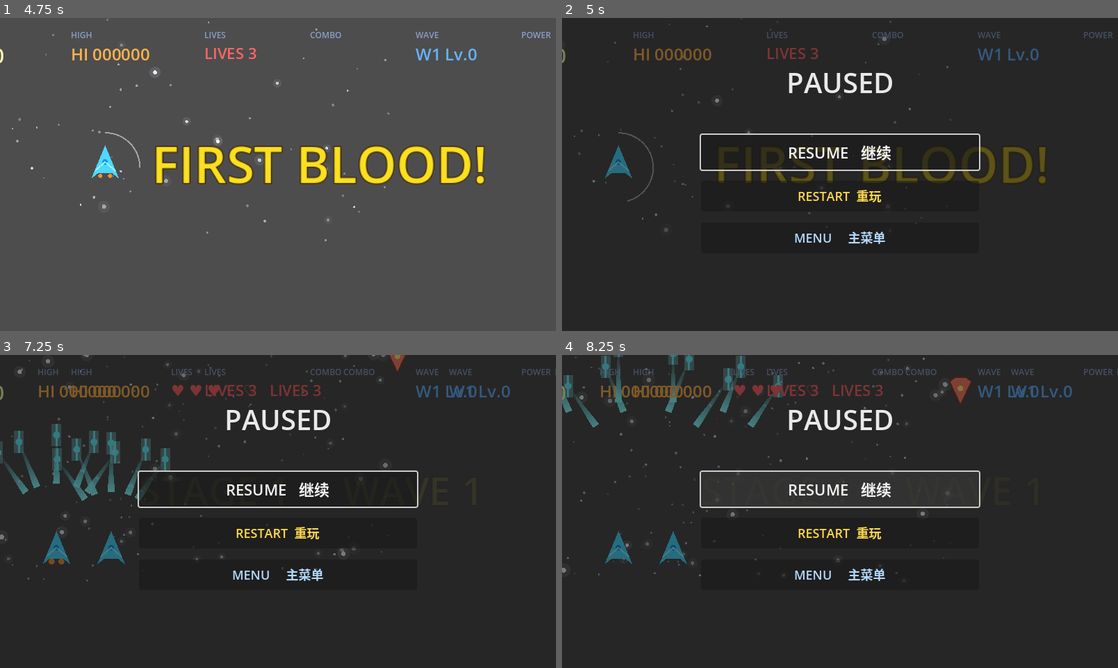
Above: before the commit, frames 1-4 (two rows, left to right).
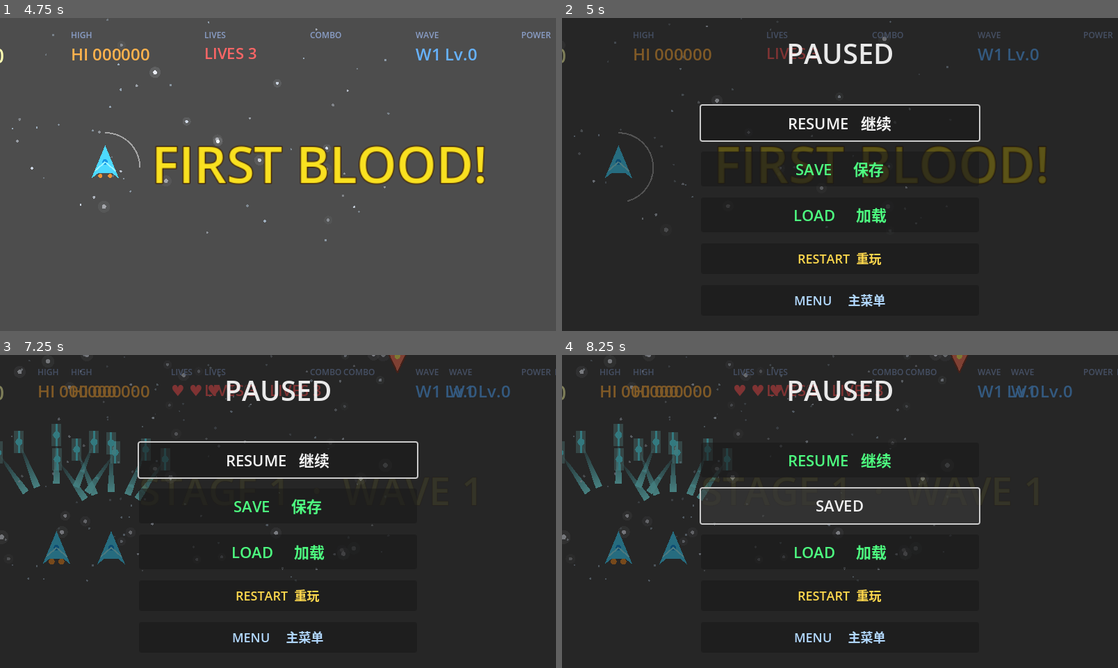
Above: after the commit, the same moments.

Repository: ailiAlone/DotAgent
Game: Godot game, scene res://scenes/main.tscn
Same seed, same stepped clock (60 frames per second), same inputs: the game is played once before the commit and once after it.
Inputs (mouse positions are in pixels of both pictures, inside the frame that each line leads up to):
- Up to frame 1 (4.75 s): click "START 开始" at 0.5 s; tap Enter (ui_accept) at 1.25, 1.52, 4.52 s; move the mouse to (400, 158) at 1.27 s; hold D (move_right) 1.28-2 s; hold Shift (alt_shoot) 1.28-2 s; click (400, 158) at 1.42 s; drag from (166, 190) to (316, 168) at 2.02 s; move the mouse to (333, 105) at 2.77 s; hold D (move_right) 2.78-3.5 s; hold Space (shoot) 2.78-3.5 s; drag from (250, 237) to (361, 64) at 3.52 s; move the mouse to (444, 221) at 4.27 s; hold A (move_left) from 4.28 s (still down); tap L (dash) at 4.35 s
- Up to frame 2 (5 s): keep holding A (move_left); tap P (pause) at 4.9 s
- Up to frame 3 (7.25 s): release A (move_left) at 5 s; click "RESTART 重玩" at 5 s; drag from (111, 464) to (211, 414) at 5.77 s; move the mouse to (305, 511) at 6.52 s; hold S (move_down) from 6.53 s (still down); hold Shift (alt_shoot) from 6.53 s (still down); click (305, 511) at 6.67 s; tap Escape at 7.15 s
- Up to frame 4 (8.25 s): release S (move_down) at 7.25 s; release Shift (alt_shoot) at 7.25 s; click (840, 505) at 7.25 s, where only the run after the commit has a clickable "SAVE 保存"; click (840, 505) at 8 s, where only the run after the commit has a clickable "SAVED"

Frame 1 is identical in both runs. In frame 2, 5.1% of the frame differs, in the area x 24-76%, y 8-93%; in frame 3, 4.7%; in frame 4, 8.3%, in the area x 0-76%, y 0-93%.
Error in both runs: Invalid assignment of property or key 'cap_mode' with value of type 'int' on a base object of type 'Line2D'. (res://scripts/bullet.gd:41)

Commit message:
feat(banyan): 多层级 spawn + 4个子节点全部 COMPLETED + 软 nudge 验证
任务: 游戏存档系统（SaveManager + 暂停菜单UI + 自动保存）

Root R12: 同时 spawn 3 个子节点（SaveSystem/PauseMenuUI/GameLoop）
GameLoop R5: spawn 孙子节点（SaveSystem domain review）
4 个子节点全部 COMPLETED:
- SaveSystem: 9轮 94.5s
- GameLoop: 10轮 194.8s (含1个孙子节点)
- PauseMenuUI: 14轮 210.5s
- SaveSystem(grandchild): 29轮 466.9s

Root 在子节点完成后继续集成工作（25轮，替换/校验文件）
600s 看门狗在 Root 集成阶段触发。

软 nudge 验证: 所有 nudge 轮次均执行了工具（零浪费）
Banyan 自主创建/修改: save_manager.gd, pause_menu.gd, pause_menu.tscn, game.gd

Diff:
--- a/scenes/pause_menu.tscn
+++ b/scenes/pause_menu.tscn
@@ -53,6 +53,20 @@
 theme_override_font_sizes/font_size = 22
 text = "RESUME"
 
+[node name="SaveGame" type="Button" parent="Center"]
+custom_minimum_size = Vector2(0, 50)
+layout_mode = 2
+theme_override_colors/font_color = Color(0.3, 1, 0.5, 1)
+theme_override_font_sizes/font_size = 22
+text = "SAVE"
+
+[node name="LoadGame" type="Button" parent="Center"]
+custom_minimum_size = Vector2(0, 50)
+layout_mode = 2
+theme_override_colors/font_color = Color(0.3, 1, 0.5, 1)
+theme_override_font_sizes/font_size = 22
+text = "LOAD"
+
 [node name="Restart" type="Button" parent="Center"]
 custom_minimum_size = Vector2(0, 44)
 layout_mode = 2
--- a/scripts/game.gd
+++ b/scripts/game.gd
@@ -50,13 +50,24 @@
 
 func _save_progress():
 	var sm = _sm()
-	if sm and sm.has_method("save_game"):
-		sm.save_game()
+	var gm = _gm()
+	if sm == null or gm == null:
+		push_warning("game._save_progress: SaveManager or GameManager unavailable")
+		return
+	if not sm.has_method("save_game"):
+		return
+	var data = {
+		"score": gm.score,
+		"high_score": gm.high_score,
+		"wave": wave,
+		"lives": gm.lives,
+	}
+	sm.save_game(data)
 
 func apply_save_data(data: Dictionary):
 	# 从 PauseMenuUI 的加载按钮恢复游戏进度
 	var sm = _sm()
-	if sm and sm.has_method("save_game"):
+	if sm and sm.has_method("load_save"):
 		data = sm.load_save() if data.is_empty() else data
 	if not data.has("score") or not data.has("high_score") or not data.has("lives") or not data.has("wave"):
 		push_warning("game.apply_save_data: invalid save data, aborting")
--- a/scripts/pause_menu.gd
+++ b/scripts/pause_menu.gd
@@ -6,7 +6,12 @@
 static func _am():
 	return Engine.get_main_loop().root.get_node_or_null("AudioManager")
 
+static func _sm():
+	return Engine.get_main_loop().root.get_node_or_null("SaveManager")
+
 @onready var resume: Button = $Center/Resume
+@onready var save_btn: Button = $Center/SaveGame
+@onready var load_btn: Button = $Center/LoadGame
 @onready var restart: Button = $Center/Restart
 @onready var menu: Button = $Center/Menu
 
@@ -14,9 +19,13 @@
 	# 必须 ALWAYS：暂停时按钮仍可点击、ESC 仍可解除
 	process_mode = Node.PROCESS_MODE_ALWAYS
 	resume.text = "RESUME   继续"
+	save_btn.text = "SAVE     保存"
+	load_btn.text = "LOAD     加载"
 	restart.text = "RESTART  重玩"
 	menu.text = "MENU     主菜单"
 	resume.pressed.connect(_on_resume)
+	save_btn.pressed.connect(_on_save_game)
+	load_btn.pressed.connect(_on_load_game)
 	restart.pressed.connect(_on_restart)
 	menu.pressed.connect(_on_menu)
 	resume.grab_focus()
@@ -37,6 +46,45 @@
 	var game = _find_game()
 	if game and game.has_method("_toggle_pause"):
 		game._toggle_pause()
+
+func _on_save_game():
+	_am().play_sfx("click")
+	var sm = _sm()
+	if sm == null or not sm.has_method("save_game"):
+		push_warning("pause_menu._on_save_game: SaveManager not available")
+		return
+	var game = _find_game()
+	if game == null:
+		push_warning("pause_menu._on_save_game: Game instance not available")
+		return
+	var wave = 1
+	if game.get("wave") != null:
+		wave = game.wave
+	var gm = _gm()
+	var data = {
+		"score": gm.score if gm else 0,
+		"high_score": gm.high_score if gm else 0,
+		"wave": wave,
+		"lives": gm.lives if gm else 3,
+	}
+	var original_text = save_btn.text
+	if sm.save_game(data):
+		save_btn.text = "SAVED"
+		var t = create_tween()
+		t.tween_callback(func(): save_btn.text = original_text).set_delay(1.0)
+
+func _on_load_game():
+	_am().play_sfx("click")
+	var sm = _sm()
+	if sm == null or not sm.has_method("load_save"):
+		push_warning("pause_menu._on_load_game: SaveManager not available")
+		return
+	var game = _find_game()
+	if game == null or not game.has_method("apply_save_data"):
+		push_warning("pause_menu._on_load_game: Game instance not available")
+		return
+	var data = sm.load_save()
+	game.apply_save_data(data)
 
 func _on_restart():
 	_am().play_sfx("click")
--- a/scripts/save_manager.gd
+++ b/scripts/save_manager.gd
@@ -2,75 +2,116 @@
 
 ## SaveManager autoload singleton.
 ##
-## Handles saving and loading player progress to user://save.json.
+## Handles saving and loading player run progress to user://save.json.
 ## Public API:
-## - save_game(save_data: Dictionary) -> bool
-## - load_game() -> Dictionary
-
-signal game_saved(success: bool)
-signal game_loaded(data: Dictionary)
+## - save_game(save_data: Dictionary = {}) -> bool
+## - load_save() -> Dictionary
+## - has_save() -> bool
 
 const SAVE_PATH = "user://save.json"
+const SAVE_VERSION = "1.0.0"
+const REQUIRED_KEYS = ["score", "high_score", "wave", "lives"]
+
 const DEFAULT_DATA = {
+	"version": SAVE_VERSION,
 	"score": 0,
 	"high_score": 0,
 	"wave": 1,
 	"lives": 3,
 }
-const REQUIRED_KEYS = ["score", "high_score", "wave", "lives"]
 
-func save_game(save_data: Dictionary) -> bool:
-	var file := FileAccess.open(SAVE_PATH, FileAccess.WRITE)
-	if not file:
-		push_warning("SaveManager: Failed to open save file for writing. Error: " + str(FileAccess.get_open_error()))
-		game_saved.emit(false)
+func _gm():
+	return Engine.get_main_loop().root.get_node_or_null("GameManager")
+
+func _game():
+	var root = Engine.get_main_loop().root
+	var tree = get_tree()
+	var current = tree.current_scene if tree != null else null
+	if current != null and (current.name == "Game" or current.has_method("apply_save_data")):
+		return current
+	for child in root.get_children():
+		if child.name == "Game" or child.has_method("apply_save_data"):
+			return child
+	return null
+
+func has_save() -> bool:
+	return FileAccess.file_exists(SAVE_PATH)
+
+func save_game(save_data: Dictionary = {}) -> bool:
+	var data = DEFAULT_DATA.duplicate(true)
+
+	# If caller passes values, use them directly.
+	for key in REQUIRED_KEYS:
+		if save_data.has(key):
+			data[key] = save_data[key]
+
+	# Otherwise fall back to live game state.
+	var gm = _gm()
+	if gm != null and save_data.is_empty():
+		var s = gm.get("score")
+		var h = gm.get("high_score")
+		var l = gm.get("lives")
+		if s != null:
+			data["score"] = int(s)
+		if h != null:
+			data["high_score"] = int(h)
+		if l != null:
+			data["lives"] = int(l)
+
+	var game = _game()
+	if game != null and save_data.is_empty():
+		var w = game.get("wave")
+		if w != null:
+			data["wave"] = int(w)
+	elif gm != null and save_data.is_empty():
+		var gw = gm.get("wave")
+		if gw != null:
+			data["wave"] = int(gw)
+
+	var file = FileAccess.open(SAVE_PATH, FileAccess.WRITE)
+	if file == null:
+		push_warning("SaveManager: Failed to open save file for writing. Error: %s" % str(FileAccess.get_open_error()))
 		return false
 
-	var data := save_data.duplicate(true)
-	for key in REQUIRED_KEYS:
-		if not data.has(key):
-			data[key] = DEFAULT_DATA[key]
-
-	var json_text := JSON.stringify(data, "\t", false, true)
-	file.store_string(json_text)
-	file = null
-
-	game_saved.emit(true)
+	file.store_string(JSON.stringify(data, "\t", false, true))
+	file.close()
 	return true
 
-
-func load_game() -> Dictionary:
-	if not FileAccess.file_exists(SAVE_PATH):
-		push_warning("SaveManager: No save file found at " + SAVE_PATH + ". Returning default data.")
+func load_save() -> Dictionary:
+	if not has_save():
 		return DEFAULT_DATA.duplicate(true)
 
-	var file := FileAccess.open(SAVE_PATH, FileAccess.READ)
-	if not file:
-		push_warning("SaveManager: Failed to open save file for reading. Error: " + str(FileAccess.get_open_error()))
+	var file = FileAccess.open(SAVE_PATH, FileAccess.READ)
+	if file == null:
+		push_warning("SaveManager: Failed to open save file for reading. Error: %s" % str(FileAccess.get_open_error()))
 		return DEFAULT_DATA.duplicate(true)
 
-	var json_text := file.get_as_text()
-	file = null
+	var json_text = file.get_as_text()
+	file.close()
 
-	var json := JSON.new()
-	var error := json.parse(json_text)
+	var json = JSON.new()
+	var error = json.parse(json_text)
 	if error != OK:
-		push_warning("SaveManager: Failed to parse save JSON. Error: " + json.get_error_message() + " at line " + str(json.get_error_line()))
+		push_warning("SaveManager: Failed to parse save JSON. Error: %s at line %d" % [json.get_error_message(), json.get_error_line()])
 		return DEFAULT_DATA.duplicate(true)
 
-	var parsed_data: Dictionary = json.data
+	var parsed_data = json.data
 	if typeof(parsed_data) != TYPE_DICTIONARY:
-		push_warning("SaveManager: Save file does not contain a valid Dictionary. Returning default data.")
+		push_warning("SaveManager: Save file does not contain a valid Dictionary.")
 		return DEFAULT_DATA.duplicate(true)
 
-	var result := DEFAULT_DATA.duplicate(true)
+	var parsed_dict = parsed_data
+	if parsed_dict.get("version", "") != SAVE_VERSION:
+		push_warning("SaveManager: Save version mismatch (expected %s, got %s). Returning default data." % [SAVE_VERSION, parsed_dict.get("version", "<missing>")])
+		return DEFAULT_DATA.duplicate(true)
+
 	for key in REQUIRED_KEYS:
-		if parsed_data.has(key):
-			result[key] = parsed_data[key]
+		if not parsed_dict.has(key):
+			push_warning("SaveManager: Save data missing required key '%s'. Returning default data." % key)
+			return DEFAULT_DATA.duplicate(true)
 
-	game_loaded.emit(result)
+	var result = DEFAULT_DATA.duplicate(true)
+	for key in REQUIRED_KEYS:
+		result[key] = parsed_dict[key]
+
 	return result
-
-
-func _ready():
-	pass
--- /dev/null
+++ b/scripts/save_manager_new.gd
@@ -0,0 +1 @@
+# Temporary file - can be deleted.
